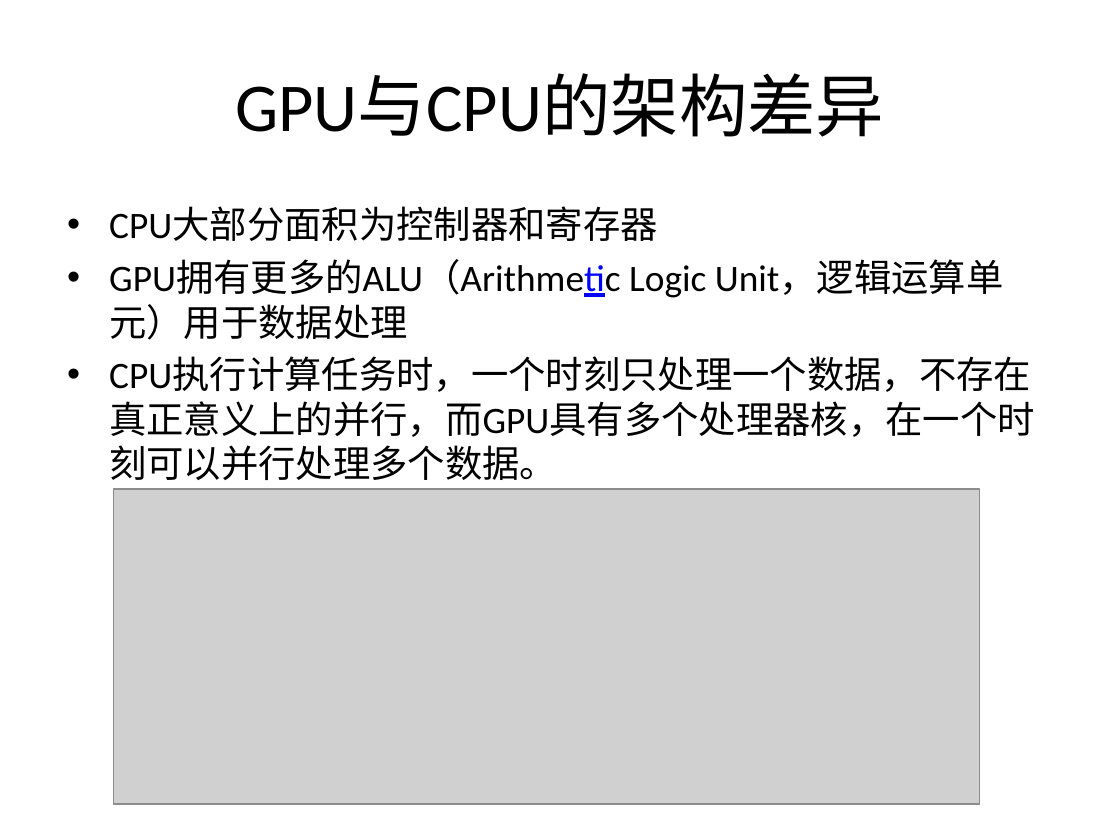
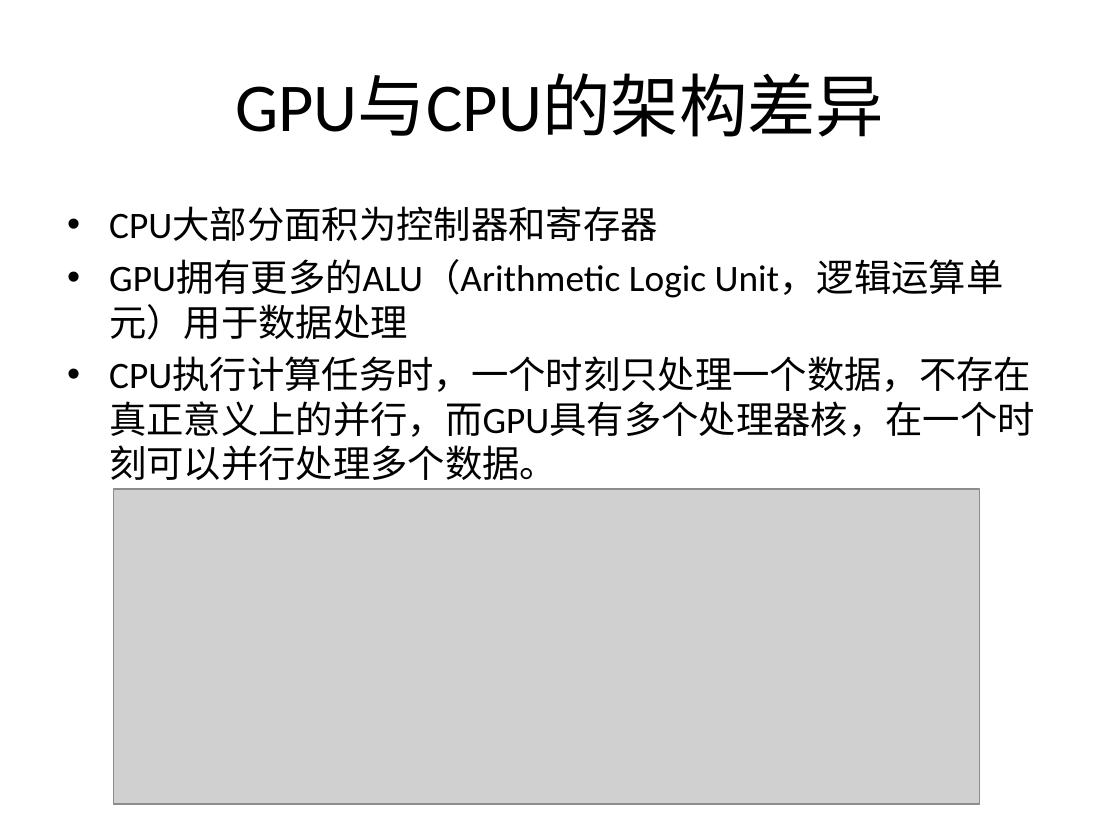
Before and after one commit to eangulee/UnityPerformanceOptimization, a slide deck: slide 3 of GPU Render Pipepline.pptx. Drawn at 1120x840 pixels with LibreOffice and Linux fonts; fonts in the diff are those of the drawing; grey boxes stand for pictures. Boxes give left, top, right and bottom in pixels: in the first picture for what was removed or moved away, otherwise in the second. Text is boxed around its words. In the diff, an @@ line names an element or a change of style, - is before the commit and + after.

```diff
--- a/GPU Render Pipepline.pptx
+++ b/GPU Render Pipepline.pptx
@@ text at (109,260,1004,340): text colour #0000FF to #000000, underline off in "GPU拥有更多的ALU（Arithmetic" @@
```
Also in this commit, not shown: 1 other slide changed, 3 slides added.
